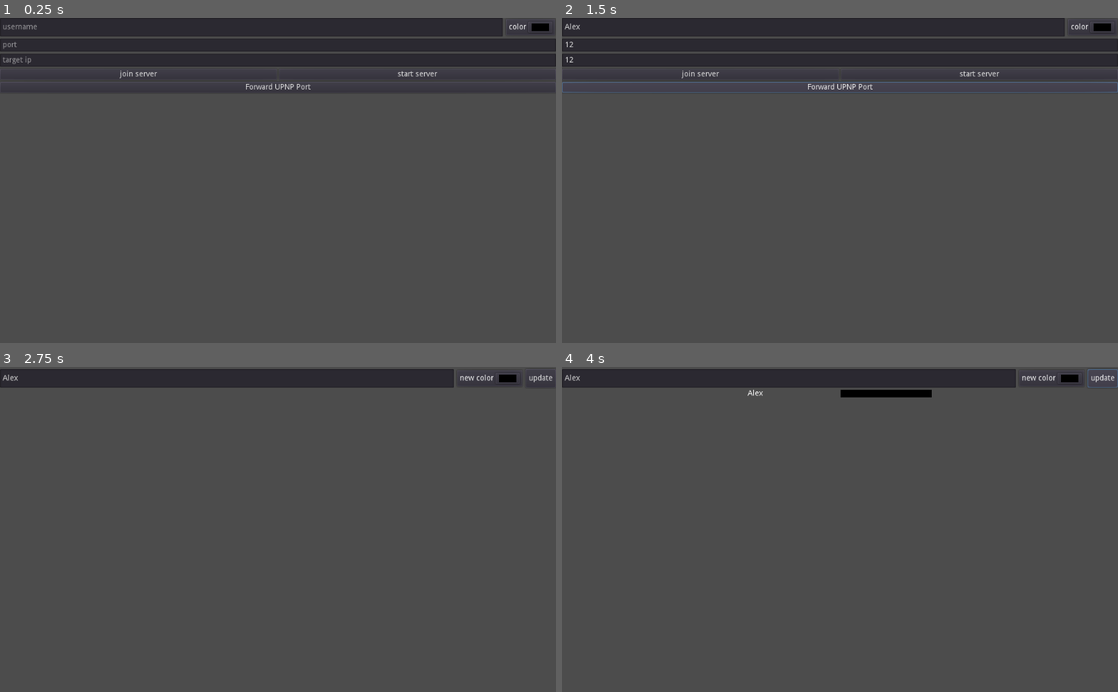
Above: before the commit, frames 1-4 (two rows, left to right).
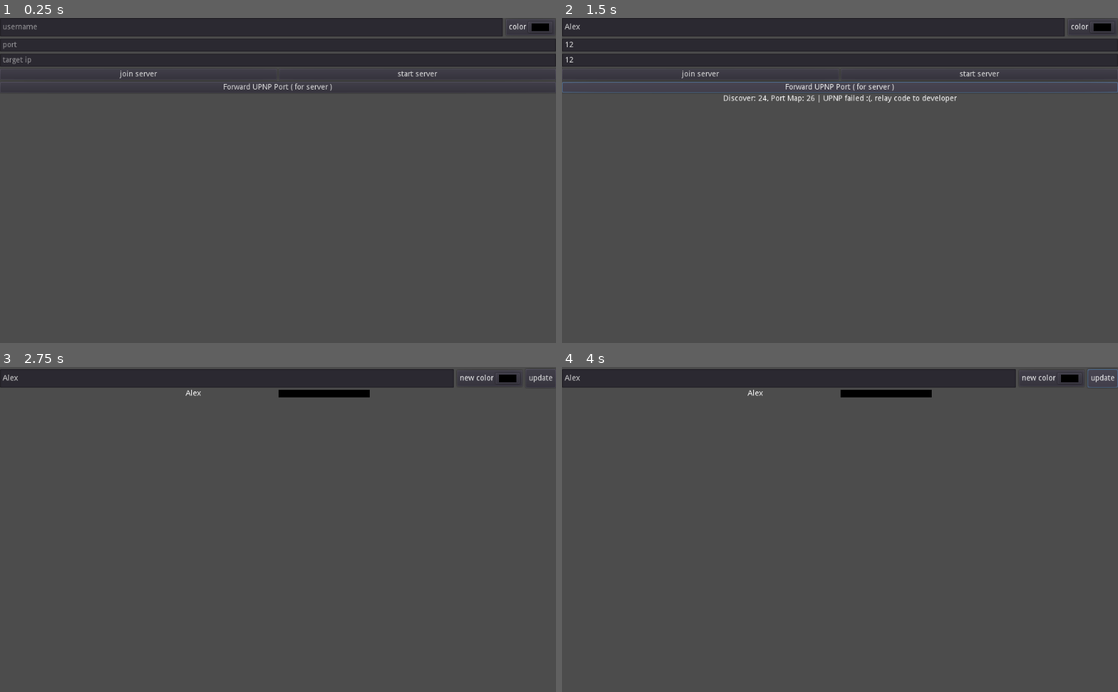
Above: after the commit, the same moments.

Repository: creikey/multiplayer-testing
Game: Godot game, scene res://Lobby.tscn
Same seed, same stepped clock (60 frames per second), same inputs: the game is played once before the commit and once after it.
Inputs (mouse positions are in pixels of both pictures, inside the frame that each line leads up to):
- Up to frame 1 (0.25 s): no input
- Up to frame 2 (1.5 s): click (812, 27) at 0.52 s; type "Alex" at 0.6 s; click (840, 44) at 0.75 s; type "12" at 0.83 s; click (840, 60) at 0.98 s; type "12" at 1.07 s; click "Forward UPNP Port" (after the commit: "Forward UPNP Port ( for serve…") at 1.25 s
- Up to frame 3 (2.75 s): click "join server" at 2 s
- Up to frame 4 (4 s): click "update" at 2.75 s; click "update" at 3.5 s

The runs differ from the first frame. In frame 1, 0.2% of the frame differs, in the area x 40-60%, y 20-23%; in frame 2, 0.5%, in the area x 29-71%, y 20-27%; in frame 3, 0.4%; in frame 4, nothing differs.

Commit message:
Add more upnp logging and let server play

Diff:
--- a/Lobby.gd
+++ b/Lobby.gd
@@ -48,6 +48,7 @@
 	var my_id = get_tree().get_network_unique_id()
 	# tell new player about myself
 	rpc_id(id, "register_player", my_id, my_info)
+	emit_signal("update_lobby", player_info, my_info)
 
 func _player_disconnected(id):
 	player_info.erase(id) # Erase player from info.
--- a/Lobby.tscn
+++ b/Lobby.tscn
@@ -15,6 +15,9 @@
 [node name="VBoxContainer" type="VBoxContainer" parent="UI"]
 anchor_right = 1.0
 anchor_bottom = 1.0
+__meta__ = {
+"_edit_use_anchors_": false
+}
 
 [node name="HBoxContainer2" type="HBoxContainer" parent="UI/VBoxContainer"]
 margin_right = 1024.0
@@ -91,7 +94,17 @@
 margin_top = 118.0
 margin_right = 1024.0
 margin_bottom = 138.0
-text = "Forward UPNP Port"
+text = "Forward UPNP Port ( for server )"
+
+[node name="UPNPLog" type="Label" parent="UI/VBoxContainer"]
+visible = false
+margin_top = 142.0
+margin_right = 1024.0
+margin_bottom = 156.0
+align = 1
+__meta__ = {
+"_edit_use_anchors_": false
+}
 
 [node name="UpdateHBoxContainer" type="HBoxContainer" parent="UI/VBoxContainer"]
 visible = false
--- a/PlayerLog.gd
+++ b/PlayerLog.gd
@@ -3,8 +3,8 @@
 export (PackedScene) var player_log_pack
 
 func append_log(player_id, player_info):
-	if player_id == 1: # don't show server info
-			return
+#	if player_id == 1: # don't show server info
+#			return
 	var cur_pack = player_log_pack.instance()
 	add_child(cur_pack)
 	cur_pack.get_node("Label").text = player_info["user_name"]
--- a/UI.gd
+++ b/UI.gd
@@ -13,37 +13,46 @@
 		save_settings()
 		cur_settings_save_time = 0.0
 
-func hide_network_menu():
+func goto_main_menu():
 	$VBoxContainer/HBoxContainer2.visible = false
 	$VBoxContainer/Port.visible = false
 	$VBoxContainer/TargetIP.visible = false
 	$VBoxContainer/HBoxContainer/JoinServerButton.visible = false
 	$VBoxContainer/HBoxContainer/StartServerButton.visible = false
 	$VBoxContainer/UPNPButton.visible = false
-
-func _on_JoinServerButton_pressed():
-	hide_network_menu()
-
 	Lobby.my_info["user_name"] = $VBoxContainer/HBoxContainer2/Username.text
 	Lobby.my_info["color"] = $VBoxContainer/HBoxContainer2/Panel/HBoxContainer/ColorPickerButton.color
 	$VBoxContainer/UpdateHBoxContainer/NewUsername.text = Lobby.my_info["user_name"]
 	$VBoxContainer/UpdateHBoxContainer/Panel/HBoxContainer/ColorPickerButton.color = Lobby.my_info["color"]
 	$VBoxContainer/UpdateHBoxContainer.visible = true
+	$VBoxContainer/UPNPLog.visible = false
+
+func _on_JoinServerButton_pressed():
+	goto_main_menu()
 	Lobby.join_server(int($VBoxContainer/Port.text), $VBoxContainer/TargetIP.text)
+	Lobby.emit_signal("update_lobby", Lobby.player_info, Lobby.my_info)
 
 func _on_StartServerButton_pressed():
-	hide_network_menu()
+	goto_main_menu()
 	$VBoxContainer/HBoxContainer/StartGameButton.visible = true
 	Lobby.start_server(int($VBoxContainer/Port.text))
+	Lobby.emit_signal("update_lobby", Lobby.player_info, Lobby.my_info)
 
 func _on_UPNPButton_pressed():
 	if Lobby.upnp != null:
 		return
+	var upnp_log = $VBoxContainer/UPNPLog
+	upnp_log.visible = true
 	var port = int($VBoxContainer/Port.text)
 	Lobby.upnp = UPNP.new()
 	Lobby.forwarded_port = port
-	print(Lobby.upnp.discover(2000, 2, "InternetGatewayDevice"))
-	print(Lobby.upnp.add_port_mapping(port))
+	var discover_return_code = Lobby.upnp.discover(2000, 2, "InternetGatewayDevice")
+	var port_mapping_return_code = Lobby.upnp.add_port_mapping(port)
+	upnp_log.text = "Discover: " + str(discover_return_code) + ", Port Map: " + str(port_mapping_return_code) + " | "
+	if discover_return_code == 0 and port_mapping_return_code == 0:
+		upnp_log.text += "UPNP successful! Port forwarded!"
+	else:
+		upnp_log.text += "UPNP failed :(, relay code to developer"
 
 func save_settings():
 	var settings_dict = {
